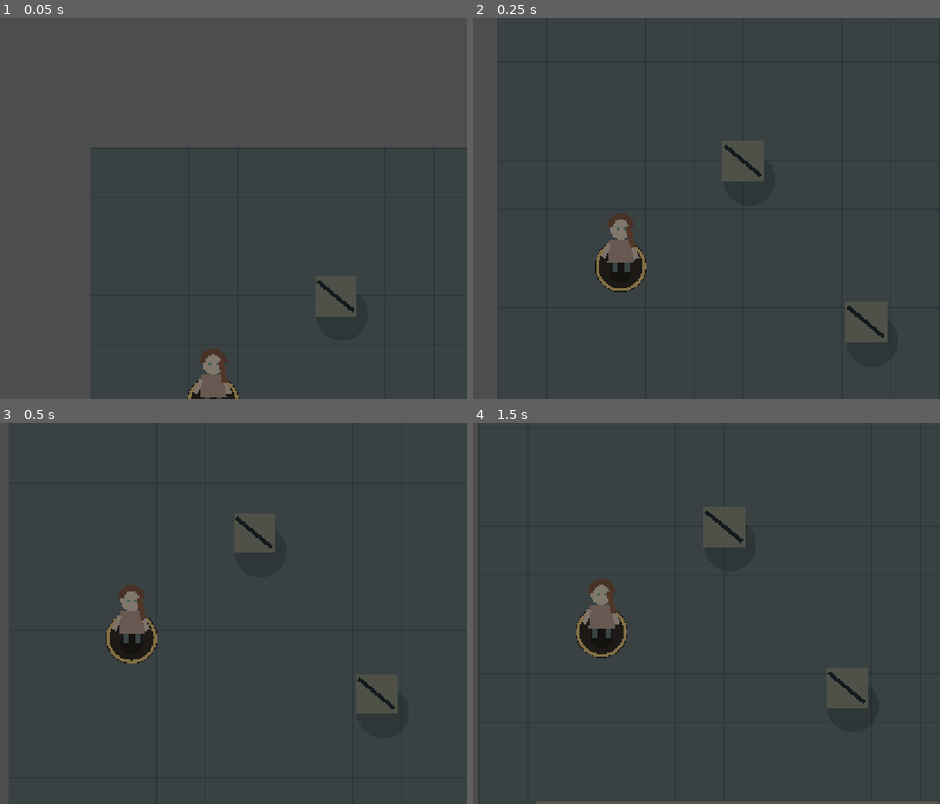
Above: before the commit, frames 1-4 (two rows, left to right).
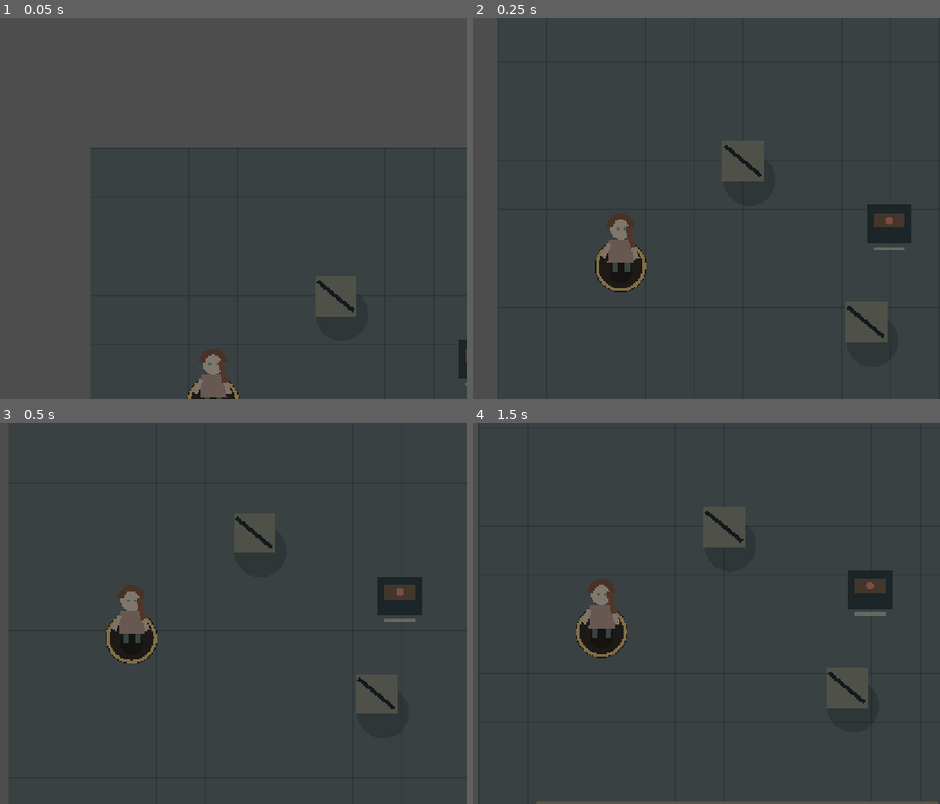
Above: after the commit, the same moments.

Repository: MohamedXIV/not-a-hero
Game: Godot game, scene res://scenes/world/outdoors.tscn
Two runs of this game, one before a commit and one after it. Both use one fixed random seed, a clock stepped at 60 frames per second and the inputs below. This scene is started directly instead of the project's main scene.
Inputs:
- Up to frame 1 (0.05 s): no input
- Up to frame 2 (0.25 s): no input
- Up to frame 3 (0.5 s): no input
- Up to frame 4 (1.5 s): tap Enter at 0.5 s; hold D 0.53-1.28 s; tap E at 0.6 s; hold S from 1.28 s (still down); tap Shift at 1.35 s

The runs differ from the first frame. In frame 1, 0.2% of the frame differs, in the area x 98-100%, y 84-97%; in frame 2, 0.7%; in frame 3, 0.8%; in frame 4, 0.8%, in the area x 80-90%, y 38-51%.

Commit message:
feat(godot): integrate persistent relay and level camera bounds

Diff:
--- a/godot/scenes/world/chunks/ash_flats.tscn
+++ b/godot/scenes/world/chunks/ash_flats.tscn
@@ -1,7 +1,12 @@
-[gd_scene load_steps=2 format=3]
+[gd_scene load_steps=3 format=3]
 
 [ext_resource type="Script" path="res://scripts/world/chunk_visual.gd" id="1_chunk"]
+
+[ext_resource type="PackedScene" path="res://scenes/world/relay_switch.tscn" id="2_relay"]
 
 [node name="AshFlatsChunk" type="Node2D"]
 script = ExtResource("1_chunk")
 style = 0
+
+[node name="RelaySwitch" parent="." instance=ExtResource("2_relay")]
+position = Vector2(510, 285)
